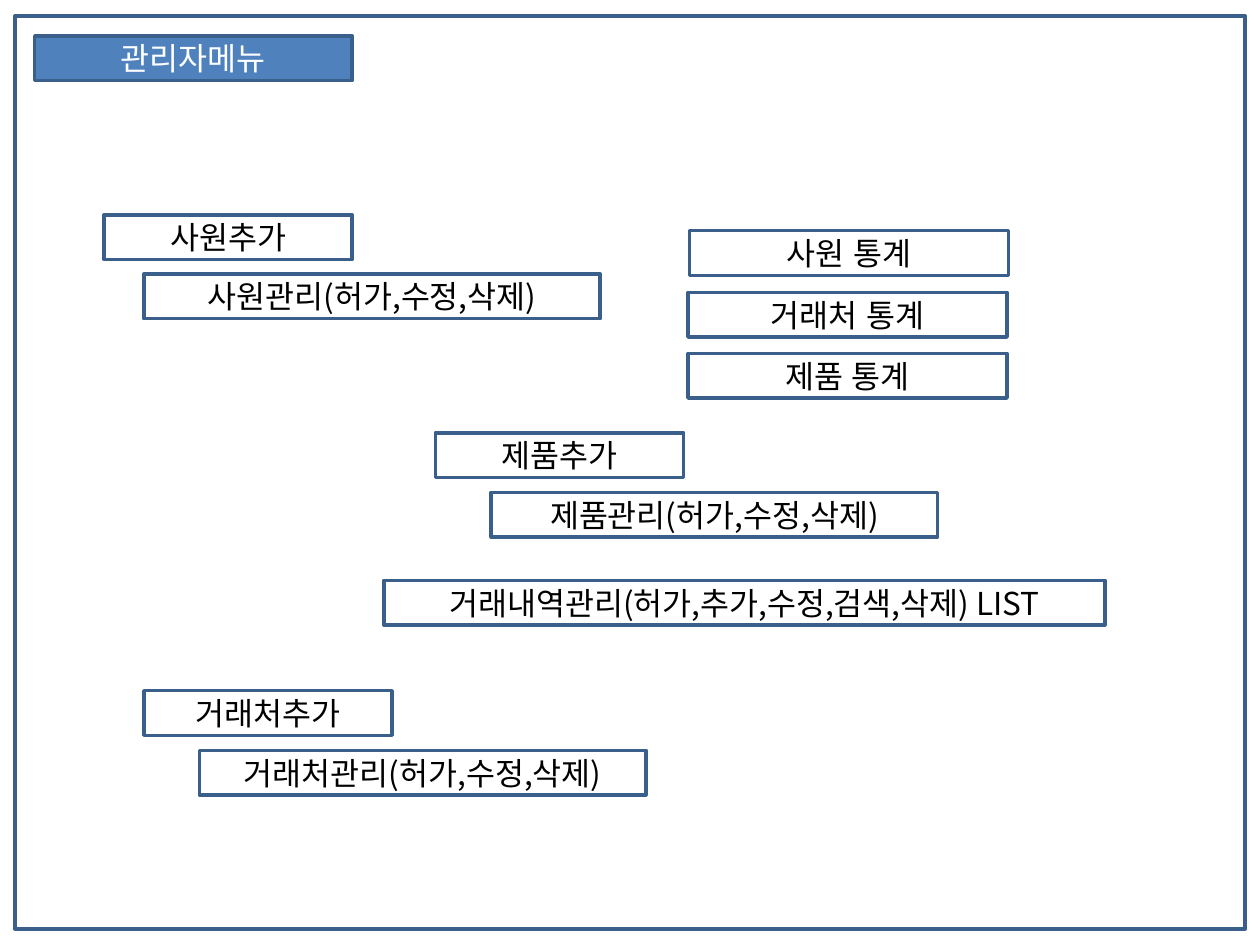
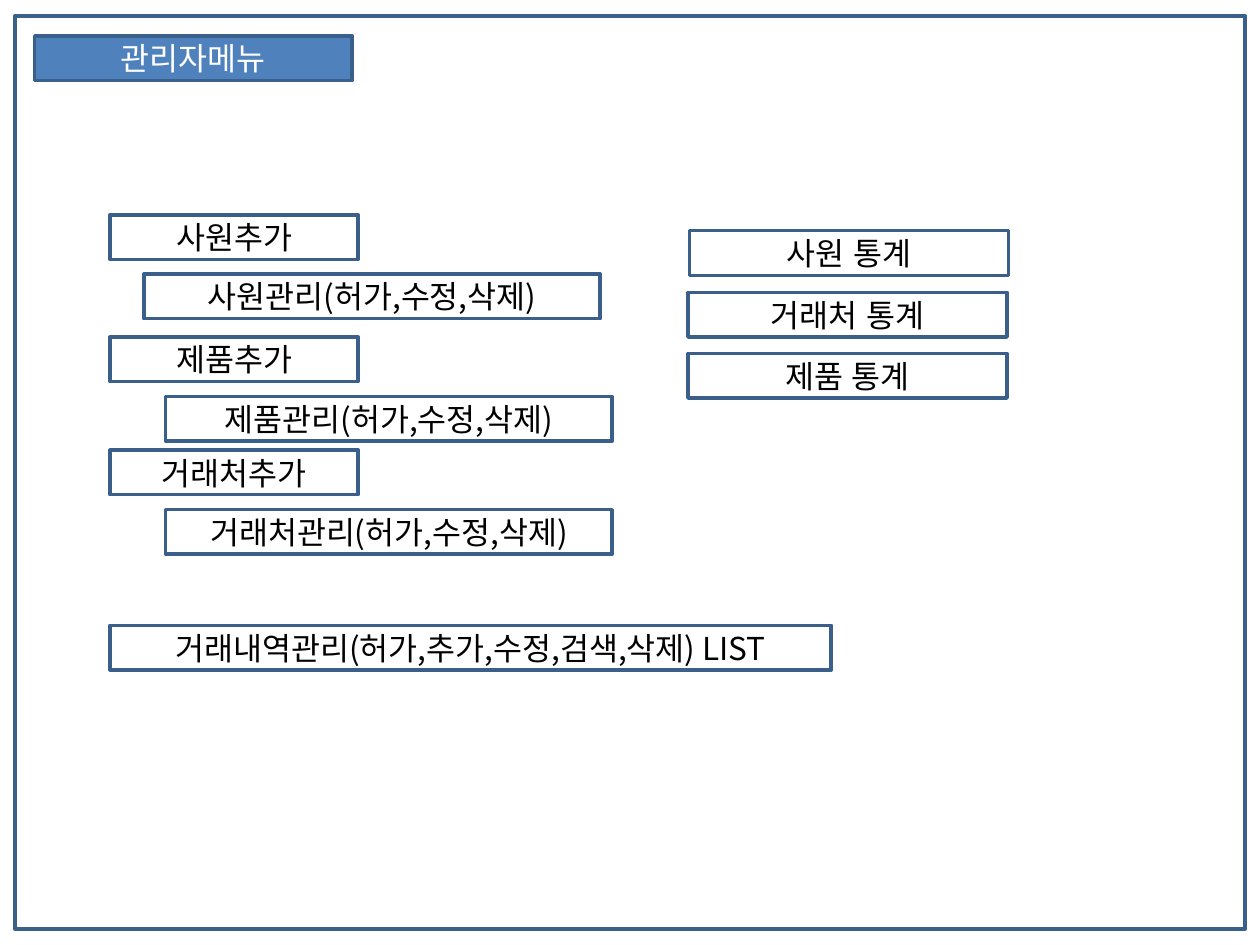
Before and after one commit to tandohak/SaleManagement, a slide deck: slide 7 of src/main/resources/exErd/세일즈.pptx. Drawn at 1260x945 pixels with LibreOffice and Linux fonts; fonts in the diff are those of the drawing. Boxes give left, top, right and bottom in pixels: in the first picture for what was removed or moved away, otherwise in the second. Text is boxed around its words. In the diff, an @@ line names an element or a change of style, - is before the commit and + after.

```diff
--- a/src/main/resources/exErd/세일즈.pptx
+++ b/src/main/resources/exErd/세일즈.pptx
@@ rectangle "사원추가": place and size @@
-rectangle "사원추가" at [105,214,353,258]
+rectangle "사원추가" at [110,214,358,258]
@@ rectangle "제품추가": place and size @@
-rectangle "제품추가" at [436,433,684,478]
+rectangle "제품추가" at [110,338,358,382]
@@ rectangle "제품관리(허가,수정,삭제)": place and size @@
-rectangle "제품관리(허가,수정,삭제)" at [491,493,937,537]
+rectangle "제품관리(허가,수정,삭제)" at [165,397,611,441]
@@ rectangle "거래처추가": place and size @@
-rectangle "거래처추가" at [144,690,392,735]
+rectangle "거래처추가" at [110,450,358,494]
@@ rectangle "거래처관리(허가,수정,삭제)": place and size @@
-rectangle "거래처관리(허가,수정,삭제)" at [199,750,645,794]
+rectangle "거래처관리(허가,수정,삭제)" at [165,510,611,554]
@@ rectangle "거래내역관리(허가,추가,수정,검색,삭제) LIST": place and size @@
-rectangle "거래내역관리(허가,추가,수정,검색,삭제) LIST" at [384,581,1105,625]
+rectangle "거래내역관리(허가,추가,수정,검색,삭제) LIST" at [110,625,830,669]
```
Also in this commit, not shown: 13 other files.
